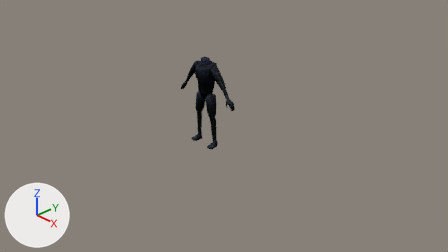
One commit to the Blender file art/characters/robot/workrobot.blend: the scene before it, then after it.
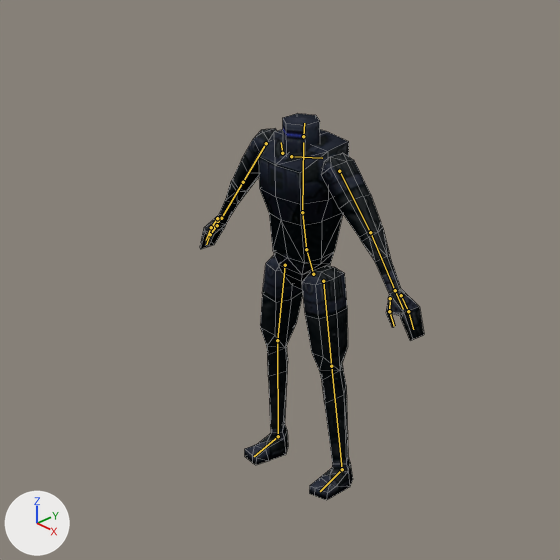
Each version appears first from the file's camera 'Camera', and next in a close-up on the part from 30% to 60% of the width and 12% to 65% of the height. Every picture has the same lights, and +X, +Y and +Z are marked at lower left. The bones that bend it are drawn over the model as lines in the close-ups. The close-ups show mesh edges as thin lines.

Names of what the first close-up shows: 'OBJ0000185.001'.
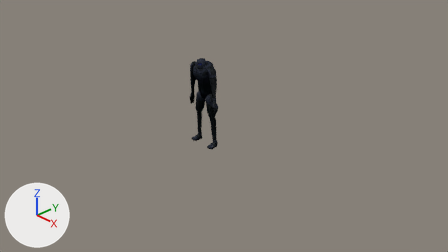
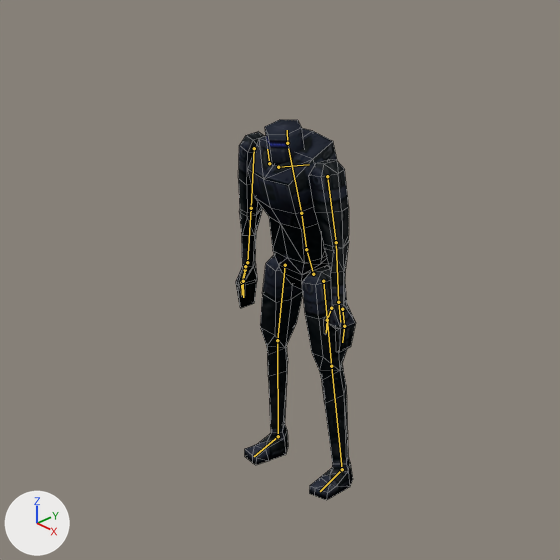
The newer file adds an action. The first version stands in its rest pose; the second is drawn at frame 1 of the action 'idle'.

Changed parts and their boxes [x1, y1, x2, y2] in the close-ups (560 x 560 px):
'OBJ0000185.001', posed (46% narrower): before [200, 113, 424, 500]; after [236, 120, 356, 500]
bone 'spine', root to tip: before (306, 249) to (302, 212); after (306, 249) to (301, 213)
bone 'chest', root to tip: before (302, 212) to (303, 142); after (301, 213) to (288, 148)
bone 'neck', root to tip: before (303, 136) to (304, 123); after (287, 143) to (287, 130)
bone 'upper_arm.L', root to tip: before (339, 171) to (370, 232); after (327, 176) to (336, 242)
bone 'upper_arm.R', root to tip: before (266, 143) to (243, 182); after (254, 148) to (251, 208)

What the commit changed:
Bone 'spine' (bone_spine) turns from (0, 0, 0) to (2, 0, 0) degrees about its own x, y and z.
Bone 'chest' (bone_chest) turns from (0, 0, 0) to (12, 0, 0) degrees about its own x, y and z.
Bone 'neck' (bone_neck) turns from (0, 0, 0) to (-6, 0, 0) degrees about its own x, y and z.
Bone 'upper_arm.L' (bone_upper_arm_l) turns from (0, 0, 0) to (14, -1, -31) degrees about its own x, y and z.
Bone 'upper_arm.R' (bone_upper_arm_r) turns from (0, 0, 0) to (14, 1, 31) degrees about its own x, y and z.
